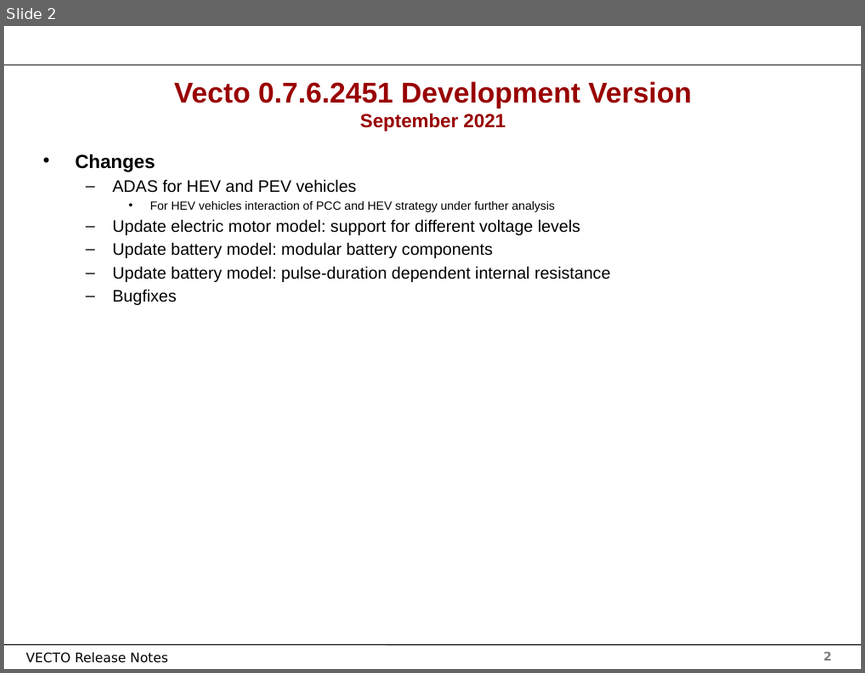
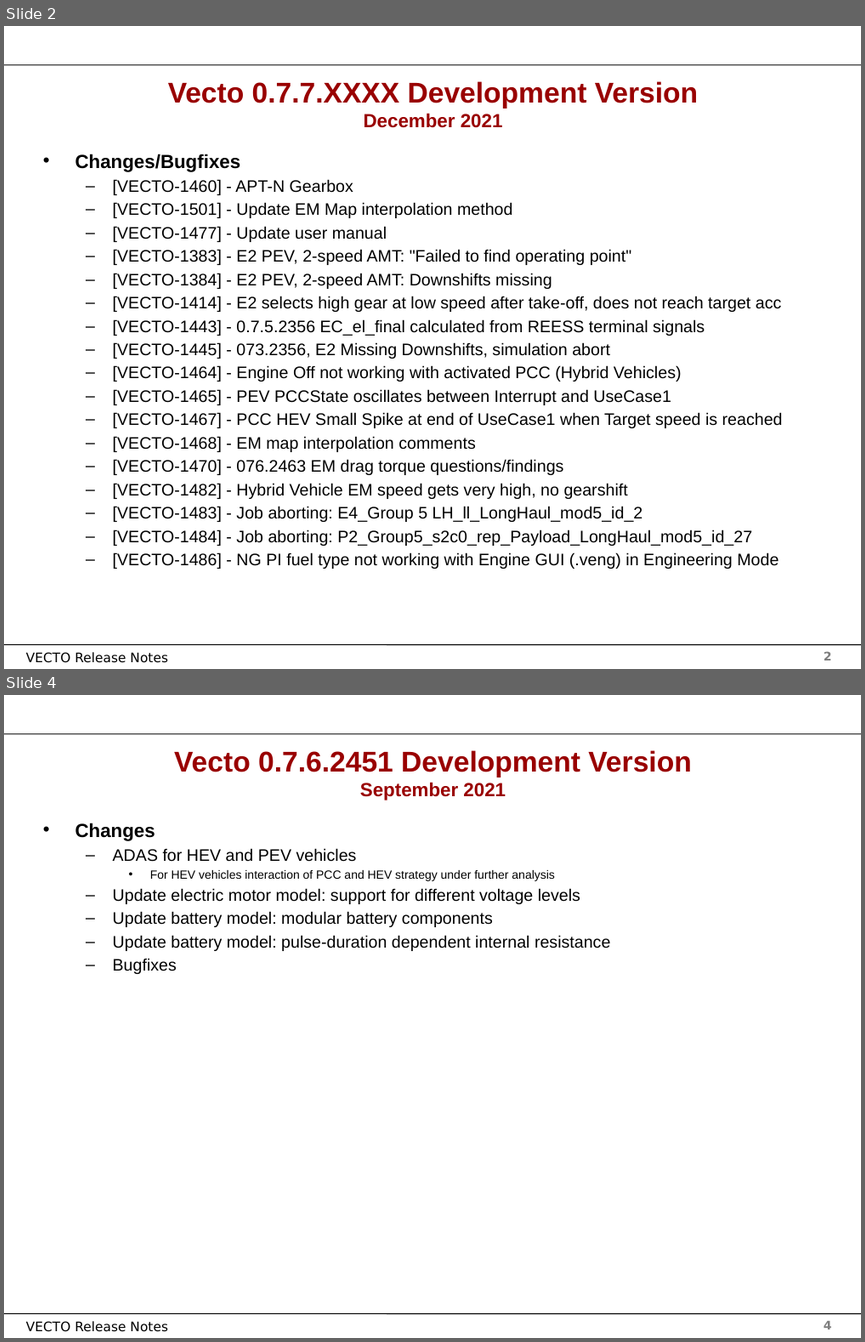
Before and after one commit to tanawadeatharva/BharatVECTO, a slide deck: Documentation/User Manual Source/Release Notes Vecto3.x.pptx. Shown one above the other, each under a label of ours: slide 2 before the commit, slides 2 and 4 after it; the slides between them are not shown. The pictures are 865x673 and 865x1342 pixels, drawn with LibreOffice and Linux fonts; fonts in the diff are those of the drawing; background and template pictures are left out. Boxes give left, top, right and bottom in pixels: in the first picture for what was removed or moved away, otherwise in the second. Text is boxed around its words. In the diff, an @@ line names an element or a change of style, - is before the commit and + after.

```diff
--- a/Documentation/User Manual Source/Release Notes Vecto3.x.pptx
+++ b/Documentation/User Manual Source/Release Notes Vecto3.x.pptx
@@ slide 2 added at bbox=[4, 26, 861, 669], background #FFFFFF; not listed: 4 template elements that a slide beside it also shows @@
@@ title added at bbox=[168, 81, 698, 128], 24 pt, text #990000, bold @@
+Vecto 0.7.7.XXXX Development Version
+December 2021
@@ text added at bbox=[75, 154, 783, 568], 14 pt, text #000000 @@
+• Changes/Bugfixes
+  – [VECTO-1460] - APT-N Gearbox
+  – [VECTO-1501] - Update EM Map interpolation method
+  – [VECTO-1477] - Update user manual
+  – [VECTO-1383] - E2 PEV, 2-speed AMT: "Failed to find operating point"
+  – [VECTO-1384] - E2 PEV, 2-speed AMT: Downshifts missing
+  – [VECTO-1414] - E2 selects high gear at low speed after take-off, does not reach target acc
+  – [VECTO-1443] - 0.7.5.2356 EC_el_final calculated from REESS terminal signals
+  – [VECTO-1445] - 073.2356, E2 Missing Downshifts, simulation abort
+  – [VECTO-1464] - Engine Off not working with activated PCC (Hybrid Vehicles)
+  – [VECTO-1465] - PEV PCCState oscillates between Interrupt and UseCase1
+  – [VECTO-1467] - PCC HEV Small Spike at end of UseCase1 when Target speed is reached
+  – [VECTO-1468] - EM map interpolation comments
+  – [VECTO-1470] - 076.2463 EM drag torque questions/findings
+  – [VECTO-1482] - Hybrid Vehicle EM speed gets very high, no gearshift
+  – [VECTO-1483] - Job aborting: E4_Group 5 LH_ll_LongHaul_mod5_id_2
+  – [VECTO-1484] - Job aborting: P2_Group5_s2c0_rep_Payload_LongHaul_mod5_id_27
+  – [VECTO-1486] - NG PI fuel type not working with Engine GUI (.veng) in Engineering Mode
@@ what was slide 2 is now slide 4 @@
@@ page number at bbox=[823, 1321, 832, 1329]: text changed @@
-2
+4
```
Also in this commit, not shown: 1 slide changed, 1 other slide added.
